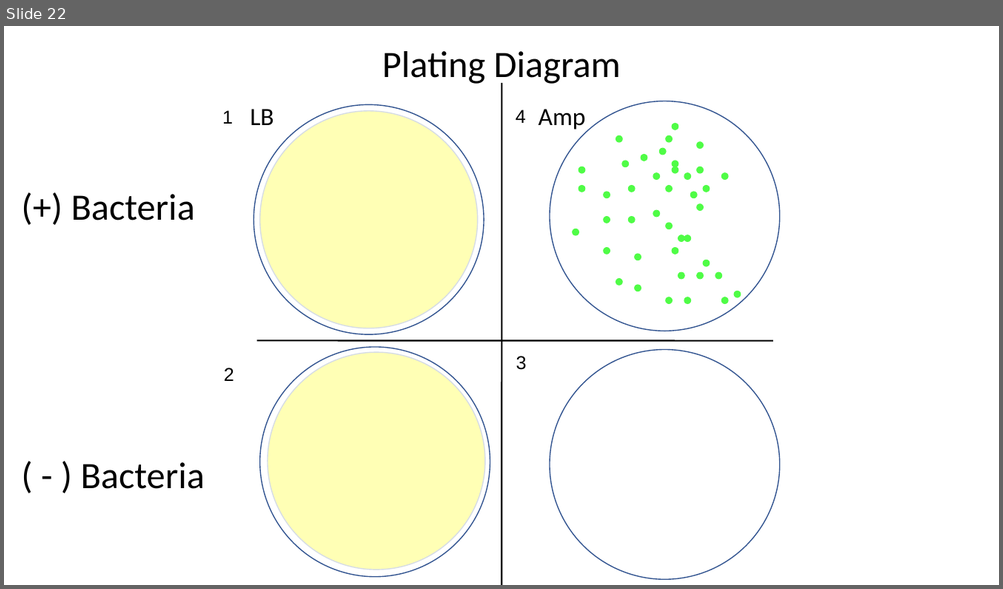
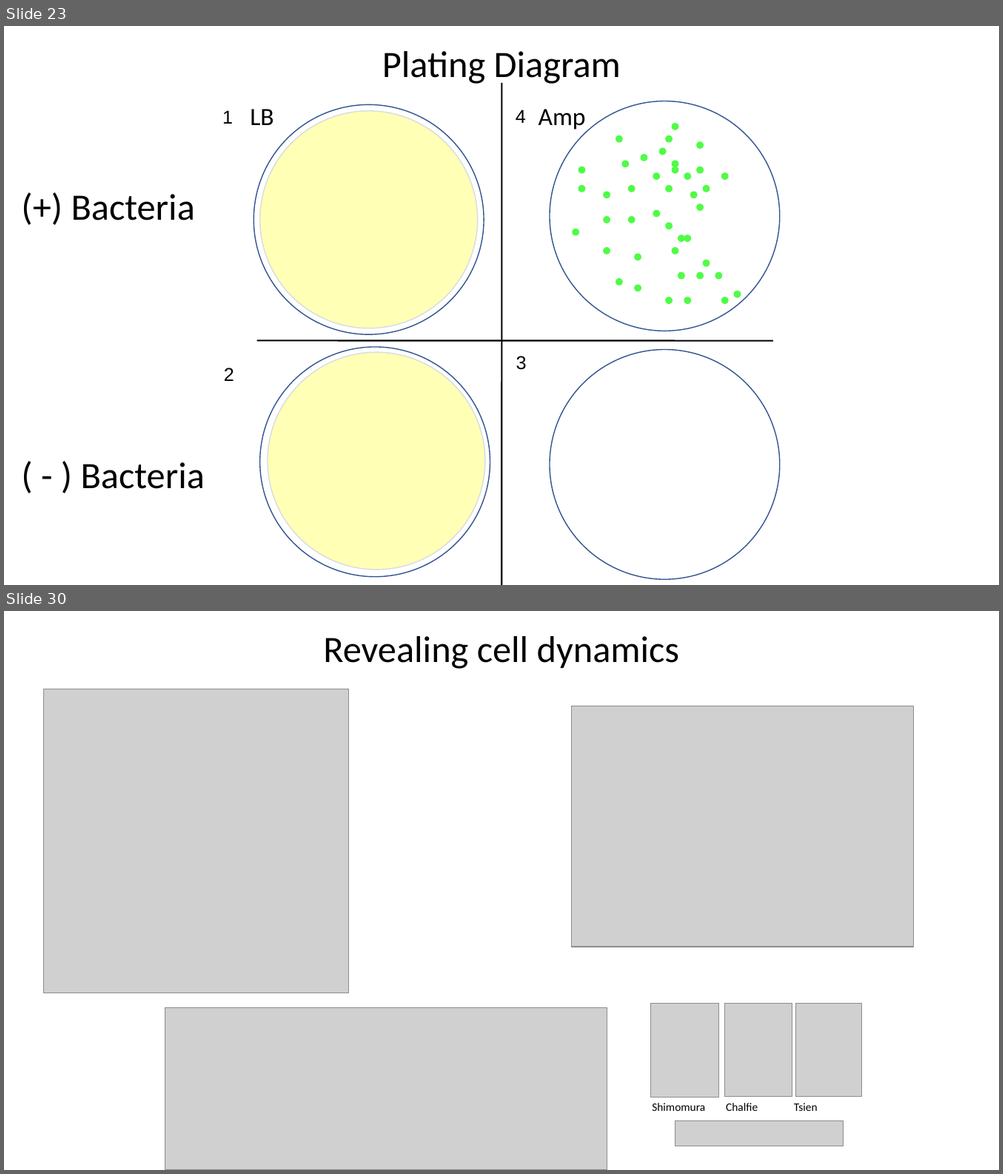
Before and after one commit to JasonJWilliamsNY/science_institute_2021, a slide deck: _includes/slides/bacterial-transformation_II.pptx. Shown one above the other, each under a label of ours: slide 22 before the commit, slides 23 and 30 after it; the slides between them are not shown. The pictures are 1003x589 and 1003x1174 pixels, drawn with LibreOffice and Linux fonts; fonts in the diff are those of the drawing; grey boxes stand for pictures. Boxes give left, top, right and bottom in pixels: in the first picture for what was removed or moved away, otherwise in the second. Text is boxed around its words. In the diff, an @@ line names an element or a change of style, - is before the commit and + after.

```diff
--- a/_includes/slides/bacterial-transformation_II.pptx
+++ b/_includes/slides/bacterial-transformation_II.pptx
@@ slide 30 added at (4, 611, 999, 1170), background #FFFFFF @@
@@ text added at (323, 636, 680, 669), 36 pt, text #000000 @@
+Revealing cell dynamics
@@ picture added at (43, 689, 348, 993) @@
@@ picture added at (571, 706, 913, 947) @@
@@ picture added at (165, 1008, 607, 1170) @@
@@ picture added at (650, 1003, 718, 1098) @@
@@ picture added at (725, 1003, 792, 1096) @@
@@ picture added at (796, 1003, 862, 1096) @@
@@ text added at (652, 1103, 817, 1111), 11 pt, text #000000 @@
+Shimomura Chalfie Tsien
@@ picture added at (674, 1122, 842, 1146) @@
@@ what was slide 22 is now slide 23 @@
```
Also in this commit, not shown: 1 slide changed, 8 other slides added, 5 slides removed, 2 other files.
